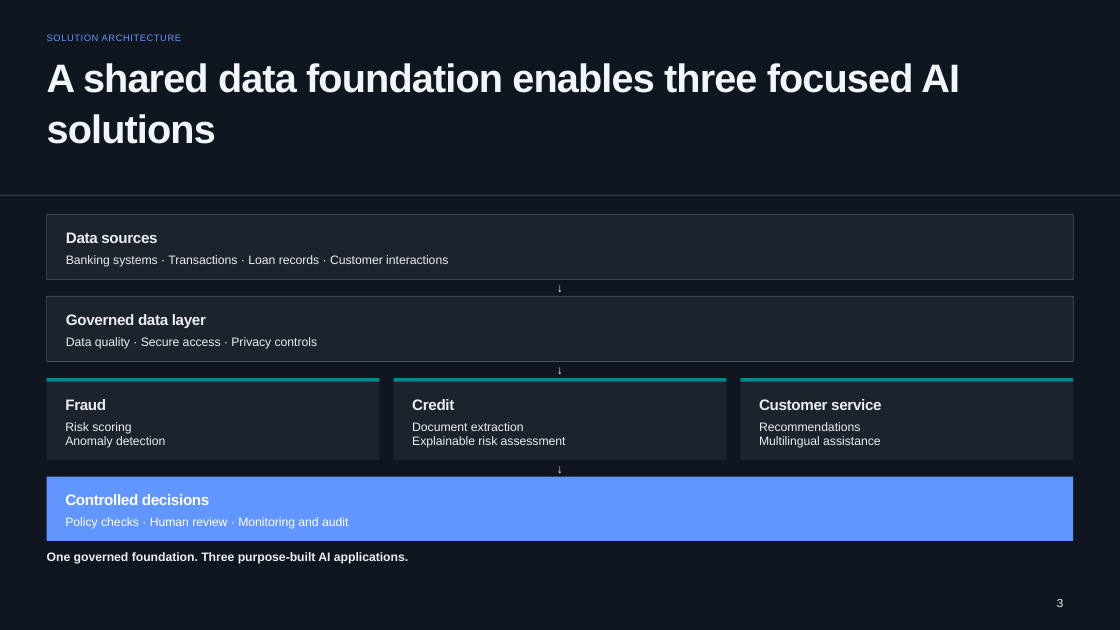
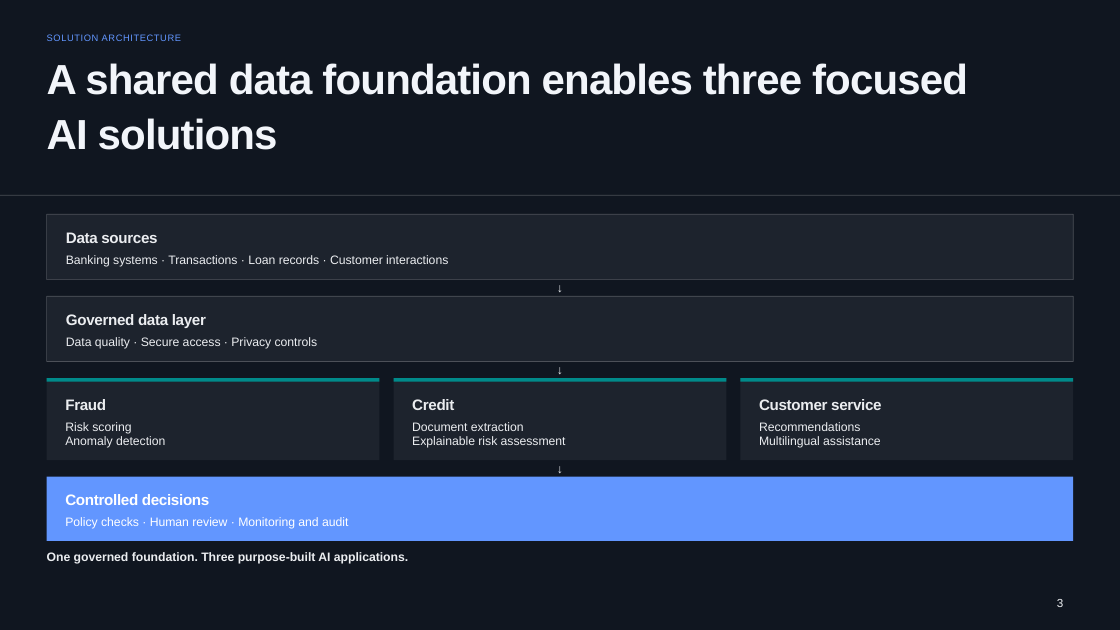
Before and after one commit to krishnaniaakash2468/AIDTM-PGDM-BDA-Assignments, a slide deck: slide 3 of Trimester-1/aakashlalkrishnani_project_01.pptx. Drawn at 1120x630 pixels with LibreOffice and Linux fonts; fonts in the diff are those of the drawing. Boxes give left, top, right and bottom in pixels: in the first picture for what was removed or moved away, otherwise in the second. Text is boxed around its words. In the diff, an @@ line names an element or a change of style, - is before the commit and + after.

```diff
--- a/Trimester-1/aakashlalkrishnani_project_01.pptx
+++ b/Trimester-1/aakashlalkrishnani_project_01.pptx
@@ text "A shared data foundation enables ..." at [47,63,968,150]: size 34 to 36 pt @@
```
